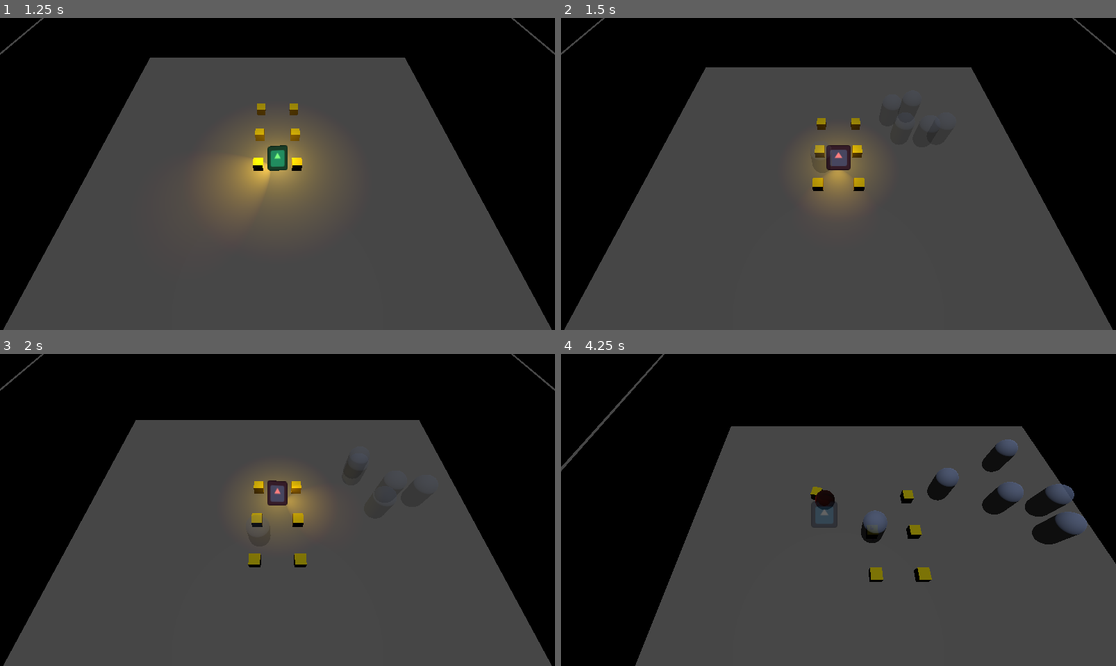
Above: before the commit, frames 1-4 (two rows, left to right).
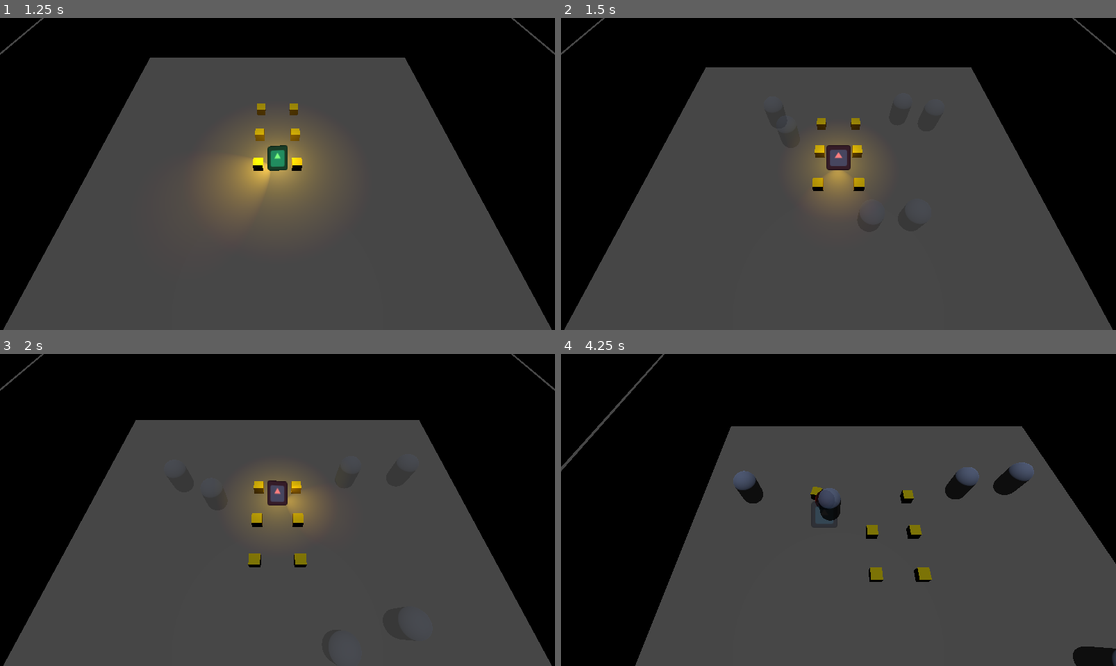
Above: after the commit, the same moments.

Repository: Rusty-Rat-Studios/dead-living-and-dying
Game: Godot game, scene res://test/2.2_ghost_possessable_interaction/2.2_many_ghosts_many_possessables.tscn
The game is run twice, just before and just after one commit, with the same random seed, the same clock (stepped at 60 frames per second) and the same inputs. This scene is started directly instead of the project's main scene. The engine's default icon, where the game draws it, is replaced by a stand-in: a white triangle on a blue panel in a dark square.
Inputs (mouse positions are in pixels of both pictures, inside the frame that each line leads up to):
- Up to frame 1 (1.25 s): tap Enter at 0.5 s; move the mouse to (249, 236) at 0.52 s; hold Up (ui_up) from 0.53 s (still down); tap E (interact) at 0.6 s; tap Keypad Enter (ui_accept) at 0.77 s
- Up to frame 2 (1.5 s): keep holding Up (ui_up); move the mouse to (1005, 220) at 1.27 s; tap Tab at 1.35 s
- Up to frame 3 (2 s): keep holding Up (ui_up); tap Keypad Enter (ui_accept) at 1.52 s
- Up to frame 4 (4.25 s): move the mouse to (672, 463) at 2.02 s; release Up (ui_up) at 2.03 s; hold Left (ui_left) 2.03-3.53 s; tap E (interact) at 2.1, 3.6 s; move the mouse to (866, 510) at 2.77 s; tap Tab at 2.85 s; tap Keypad Enter (ui_accept) at 3.02, 3.5, 3.77 s; move the mouse to (755, 432) at 3.52 s; hold Down (ui_down) from 3.53 s (still down); tap Escape (ui_cancel) at 4.15 s

Frame 1 is identical in both runs. In frame 2, 0.1% of the frame differs, in the area x 45-69%, y 31-50%; in frame 3, less than 0.1%; in frame 4, 4.0%, in the area x 31-100%, y 27-100%.

Commit message:
Ghost uses global RNG

Diff:
--- a/ghost/ghost.gd
+++ b/ghost/ghost.gd
@@ -4,7 +4,7 @@
 var movement_boundaries: Rect2
 
 @onready var state_machine: Node = $StateMachine
-@onready var rng: RandomNumberGenerator = RandomNumberGenerator.new() # generating wait time and target positions
+@onready var rng: RNG = get_node("/root/RNG") # generating wait time and target positions
 
 @onready var speed: float = 4.0
 @onready var current_room: Room = get_parent()
--- a/ghost/state_possessing.gd
+++ b/ghost/state_possessing.gd
@@ -117,7 +117,7 @@
 func _on_decision_timeout() -> void:
 	if is_possessing:
 		# decide to depossess or not
-		var depossess_chance: float = parent.rng.randf()
+		var depossess_chance: float = parent.rng.get_rng().randf()
 		if depossess_chance < DEPOSSESS_CHANCE:
 			print(Time.get_time_string_from_system(), ": ", parent.name, " decided to depossess ", target_possessable.name)
 			# depossess object and go to WAITING
@@ -128,7 +128,7 @@
 
 		# decide to attack or not
 		# if player not in range, possessable.attack() simply depossesses
-		var attack_chance: float = parent.rng.randf()
+		var attack_chance: float = parent.rng.get_rng().randf()
 		if attack_chance < ATTACK_CHANCE:
 			print(Time.get_time_string_from_system(), ": ", parent.name, " decided to attack!")
 			target_possessable.attack(PlayerHandler.get_player())
--- a/ghost/state_waiting.gd
+++ b/ghost/state_waiting.gd
@@ -61,9 +61,9 @@
 func set_random_target() -> void:
 	# generate random movement target within room boundaries
 	# offset to avoid setting point within walls
-	var x: float = parent.rng.randf_range(room_boundaries.position.x + 1,
+	var x: float = parent.rng.get_rng().randf_range(room_boundaries.position.x + 1,
 					room_boundaries.position.x + room_boundaries.size.x - 1)
-	var z: float = parent.rng.randf_range(room_boundaries.position.y + 1,
+	var z: float = parent.rng.get_rng().randf_range(room_boundaries.position.y + 1,
 					room_boundaries.position.y + room_boundaries.size.y - 1)
 
 	parent.target_pos = parent.current_room.global_position + Vector3(x, 1.0, z)
@@ -73,13 +73,13 @@
 	# pause movement behavior until timer expires
 	is_paused = true
 	# use variable reference to allow disabling the timer on state exit()
-	pause_timer.wait_time = parent.rng.randf_range(PAUSE_DURATION_MIN, PAUSE_DURATION_MAX)
+	pause_timer.wait_time = parent.rng.get_rng().randf_range(PAUSE_DURATION_MIN, PAUSE_DURATION_MAX)
 	pause_timer.start()
 	await pause_timer.timeout
 	is_paused = false
 
 	# 25/75 chance to continue waiting or possess item
-	var decision: int = parent.rng.randi_range(0, 3)
+	var decision: int = parent.rng.get_rng().randi_range(0, 3)
 	if decision != 0:
 		print(Time.get_time_string_from_system(), ": ", parent.name, " decided to possess")
 		parent.state_machine.change_state(state_possessing)
